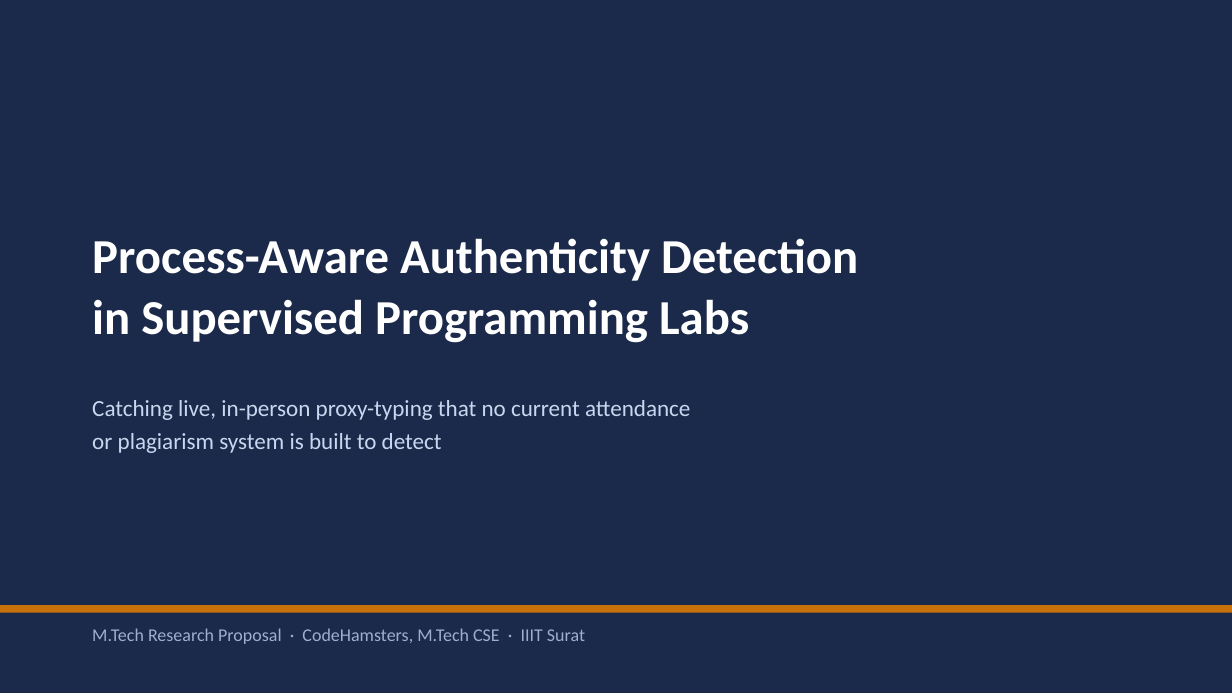
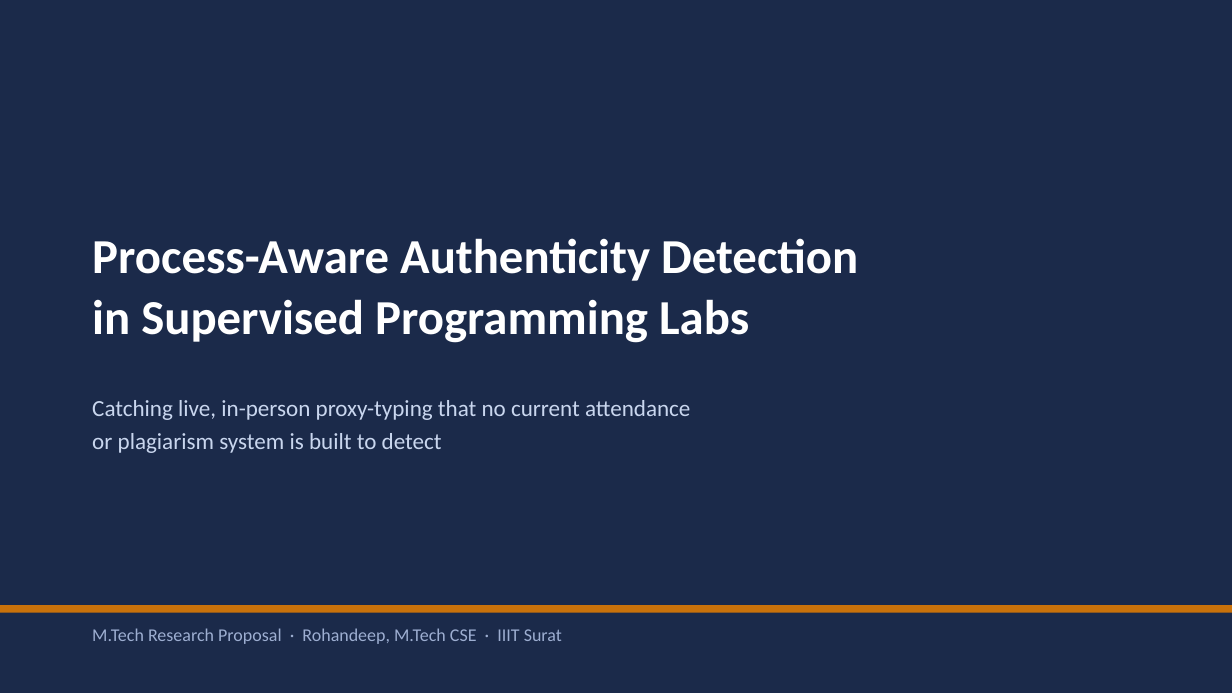
Before and after one commit to codehamster69/joker-clef, a slide deck: slide 1 of docs/research-proposal/Process-Aware_Authenticity_Detection_Presentation.pptx. Drawn at 1232x693 pixels with LibreOffice and Linux fonts; fonts in the diff are those of the drawing. Boxes give left, top, right and bottom in pixels: in the first picture for what was removed or moved away, otherwise in the second. Text is boxed around its words. In the diff, an @@ line names an element or a change of style, - is before the commit and + after.

```diff
--- a/docs/research-proposal/Process-Aware_Authenticity_Detection_Presentation.pptx
+++ b/docs/research-proposal/Process-Aware_Authenticity_Detection_Presentation.pptx
@@ text at box(92, 628, 562, 644): text changed @@
-M.Tech Research Proposal · CodeHamsters, M.Tech CSE · IIIT Surat
+M.Tech Research Proposal · Rohandeep, M.Tech CSE · IIIT Surat
```
Also in this commit, not shown: 1 other slide changed, 1 other file.
